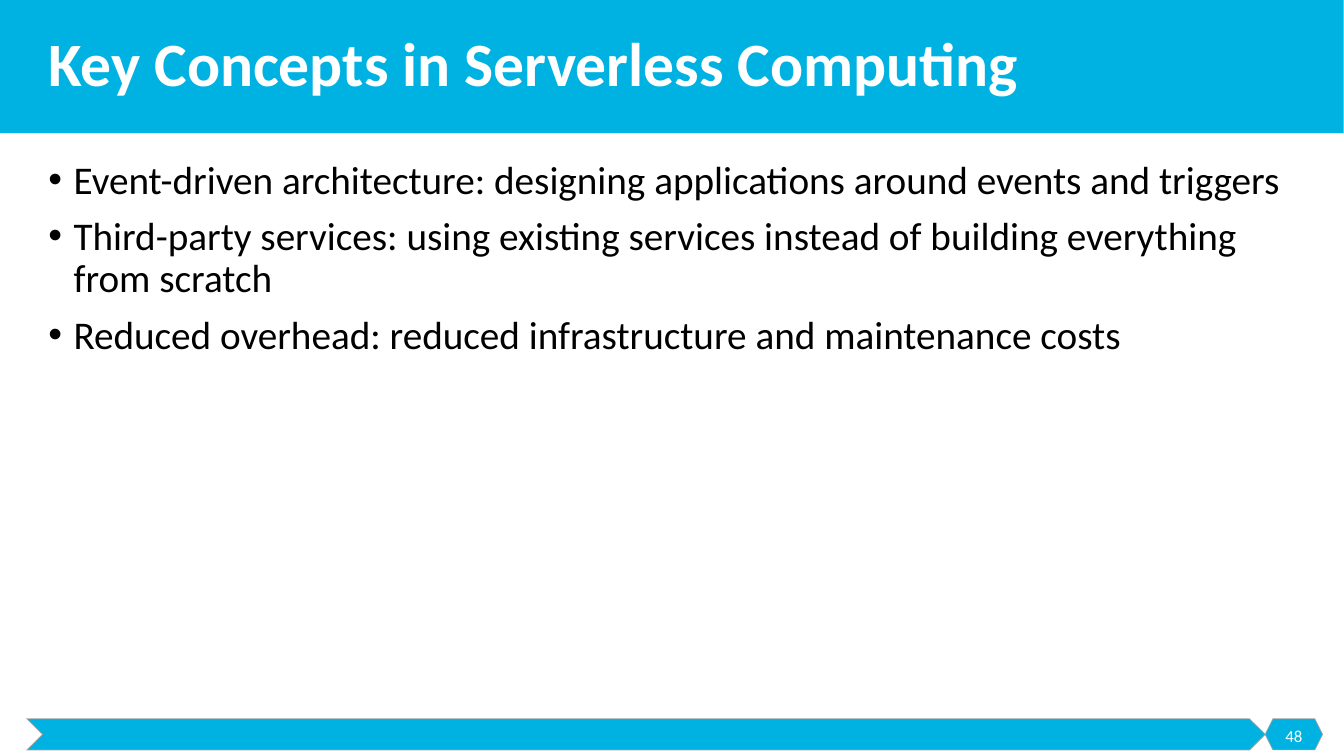
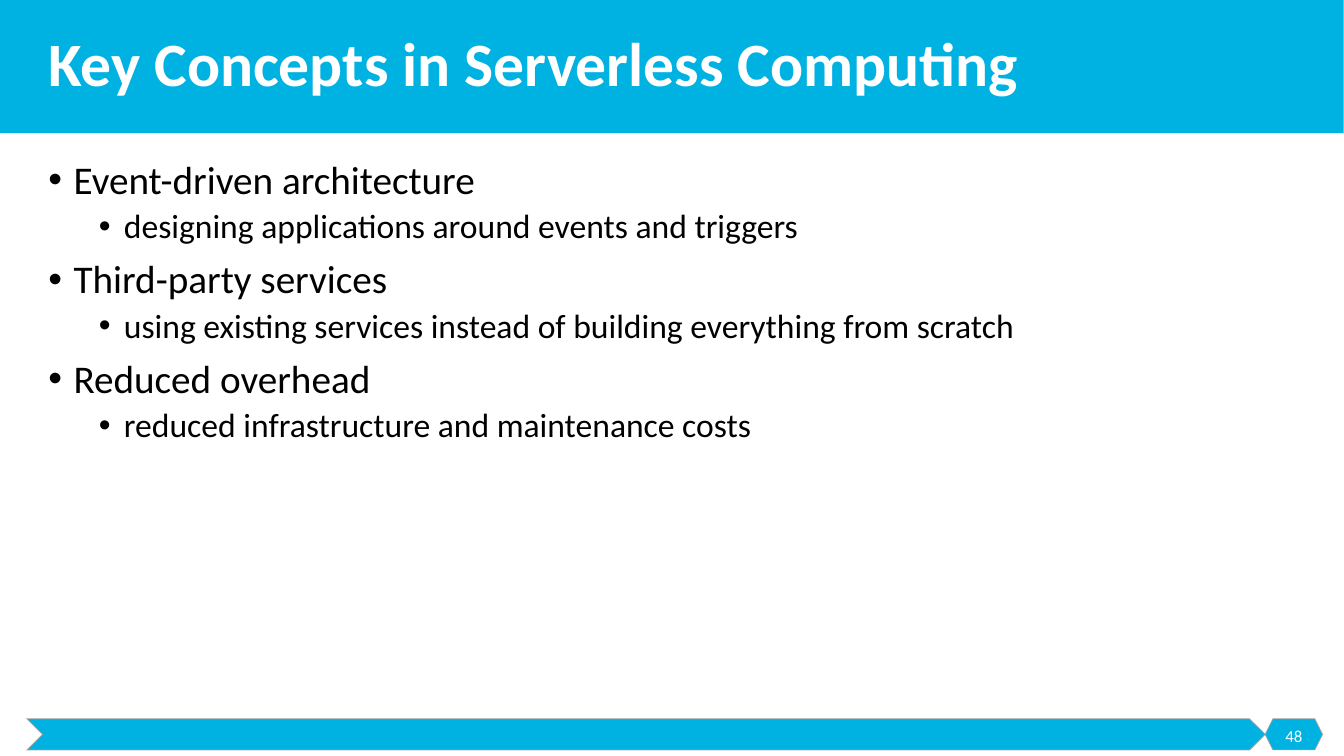
Before and after one commit to malenezi/malenezi, a slide deck: slide 48 of SE495/Lectures/4-Development and Prototyping/Development and Prototyping.pptx. Drawn at 1344x756 pixels with LibreOffice and Linux fonts; fonts in the diff are those of the drawing. Boxes give left, top, right and bottom in pixels: in the first picture for what was removed or moved away, otherwise in the second. Text is boxed around its words. In the diff, an @@ line names an element or a change of style, - is before the commit and + after.

```diff
--- a/SE495/Lectures/4-Development and Prototyping/Development and Prototyping.pptx
+++ b/SE495/Lectures/4-Development and Prototyping/Development and Prototyping.pptx
@@ text at bbox=[74, 166, 1014, 438]: text changed; size 28 to 24 pt @@
-• Event-driven architecture: designing applications around events and triggers
-• Third-party services: using existing services instead of building everything from scratch
-• Reduced overhead: reduced infrastructure and maintenance costs
+• Event-driven architecture
+  • designing applications around events and triggers
+• Third-party services
+  • using existing services instead of building everything from scratch
+• Reduced overhead
+  • reduced infrastructure and maintenance costs
```
Also in this commit, not shown: 1 other slide changed, 5 other files.
